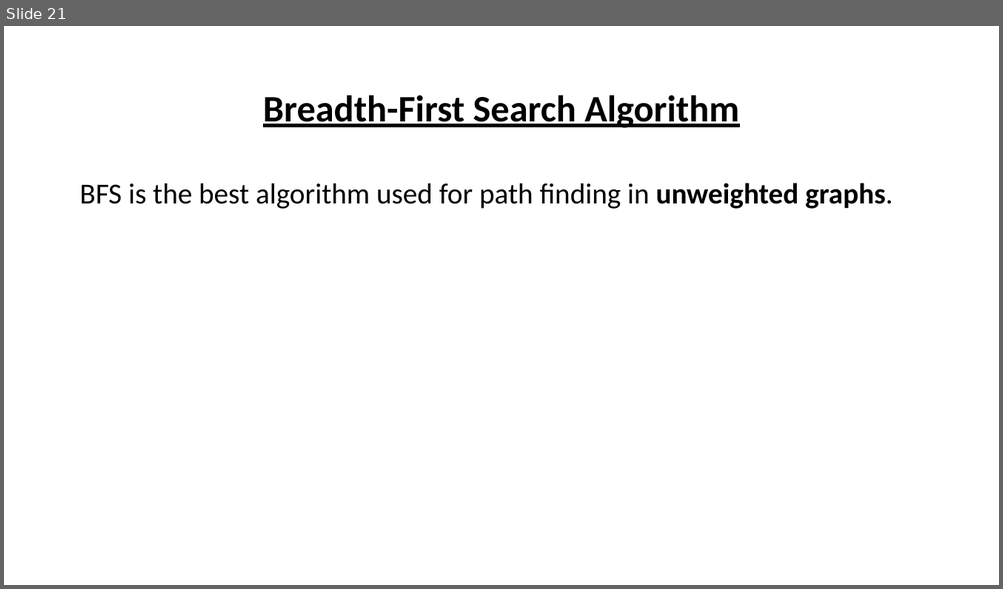
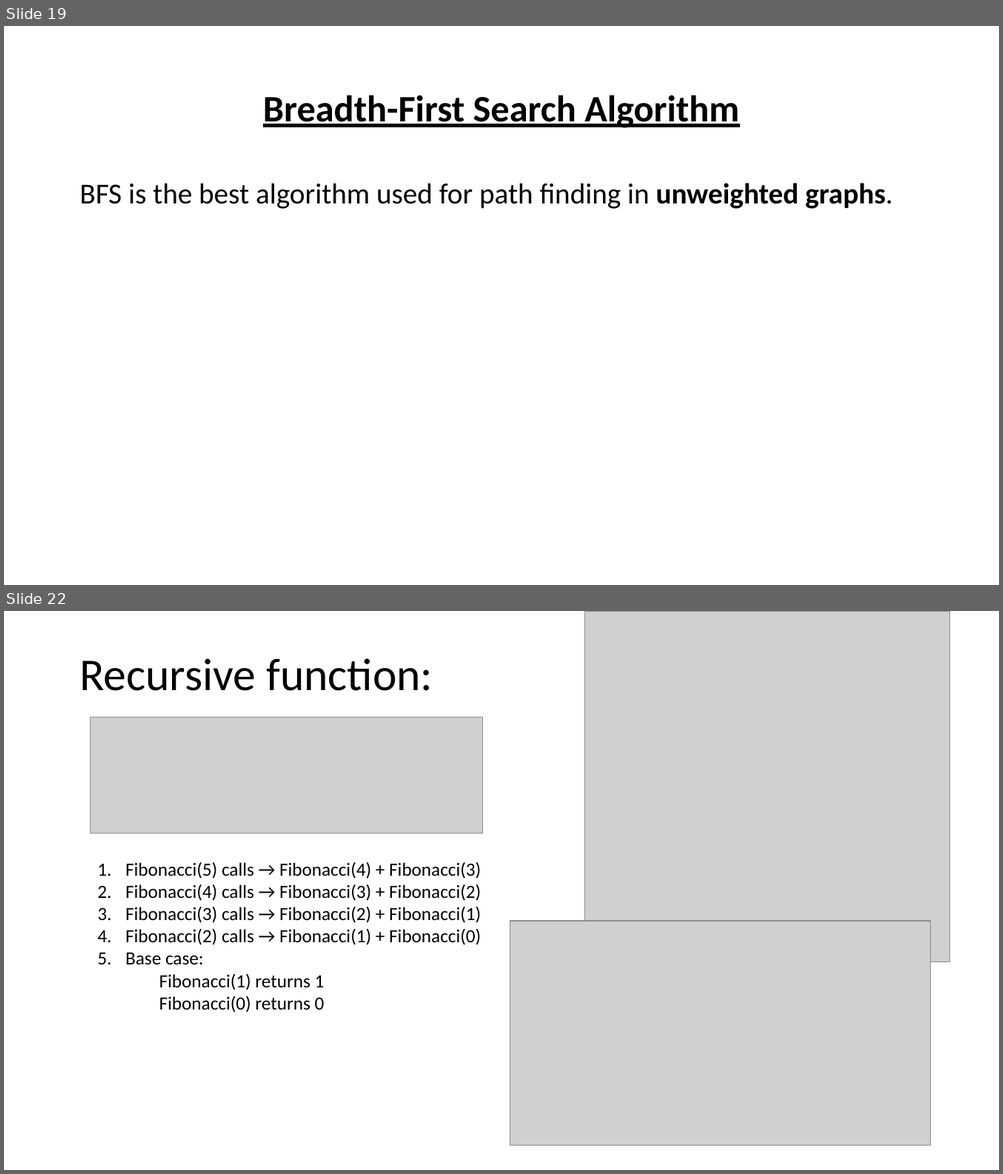
Before and after one commit to ibmbt/group5_graphtheory, a slide deck: group5_graphtheory.pptx. Shown one above the other, each under a label of ours: slide 21 before the commit, slides 19 and 22 after it; the slides between them are not shown. The pictures are 1003x589 and 1003x1174 pixels, drawn with LibreOffice and Linux fonts; fonts in the diff are those of the drawing; grey boxes stand for pictures. Boxes give left, top, right and bottom in pixels: in the first picture for what was removed or moved away, otherwise in the second. Text is boxed around its words. In the diff, an @@ line names an element or a change of style, - is before the commit and + after.

```diff
--- a/group5_graphtheory.pptx
+++ b/group5_graphtheory.pptx
@@ slide 22 added at (x1=4, y1=611, x2=999, y2=1170), background #FFFFFF @@
@@ picture added at (x1=585, y1=611, x2=949, y2=962) @@
@@ title added at (x1=79, y1=658, x2=432, y2=691), 44 pt, text #000000 @@
+Recursive function:
@@ picture added at (x1=91, y1=717, x2=483, y2=833) @@
@@ text added at (x1=125, y1=862, x2=481, y2=1013), 18 pt, text #000000 @@
+1. Fibonacci(5) calls → Fibonacci(4) + Fibonacci(3)
+2. Fibonacci(4) calls → Fibonacci(3) + Fibonacci(2)
+3. Fibonacci(3) calls → Fibonacci(2) + Fibonacci(1)
+4. Fibonacci(2) calls → Fibonacci(1) + Fibonacci(0)
+5. Base case:
+   Fibonacci(1) returns 1
+   Fibonacci(0) returns 0
@@ picture added at (x1=510, y1=921, x2=930, y2=1146) @@
@@ what was slide 21 is now slide 19 @@
```
Also in this commit, not shown: 4 other slides added, 2 slides removed.
